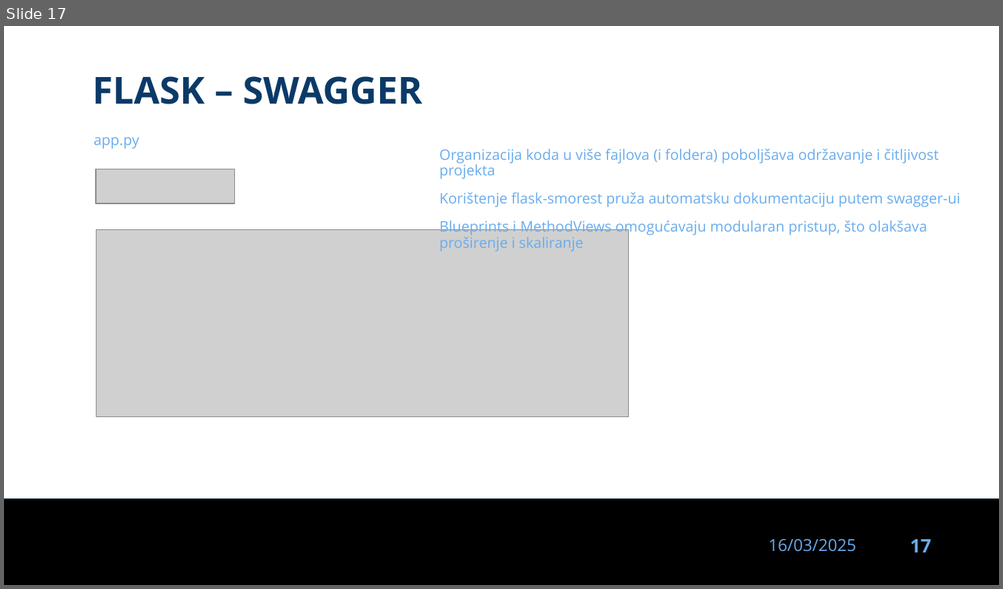
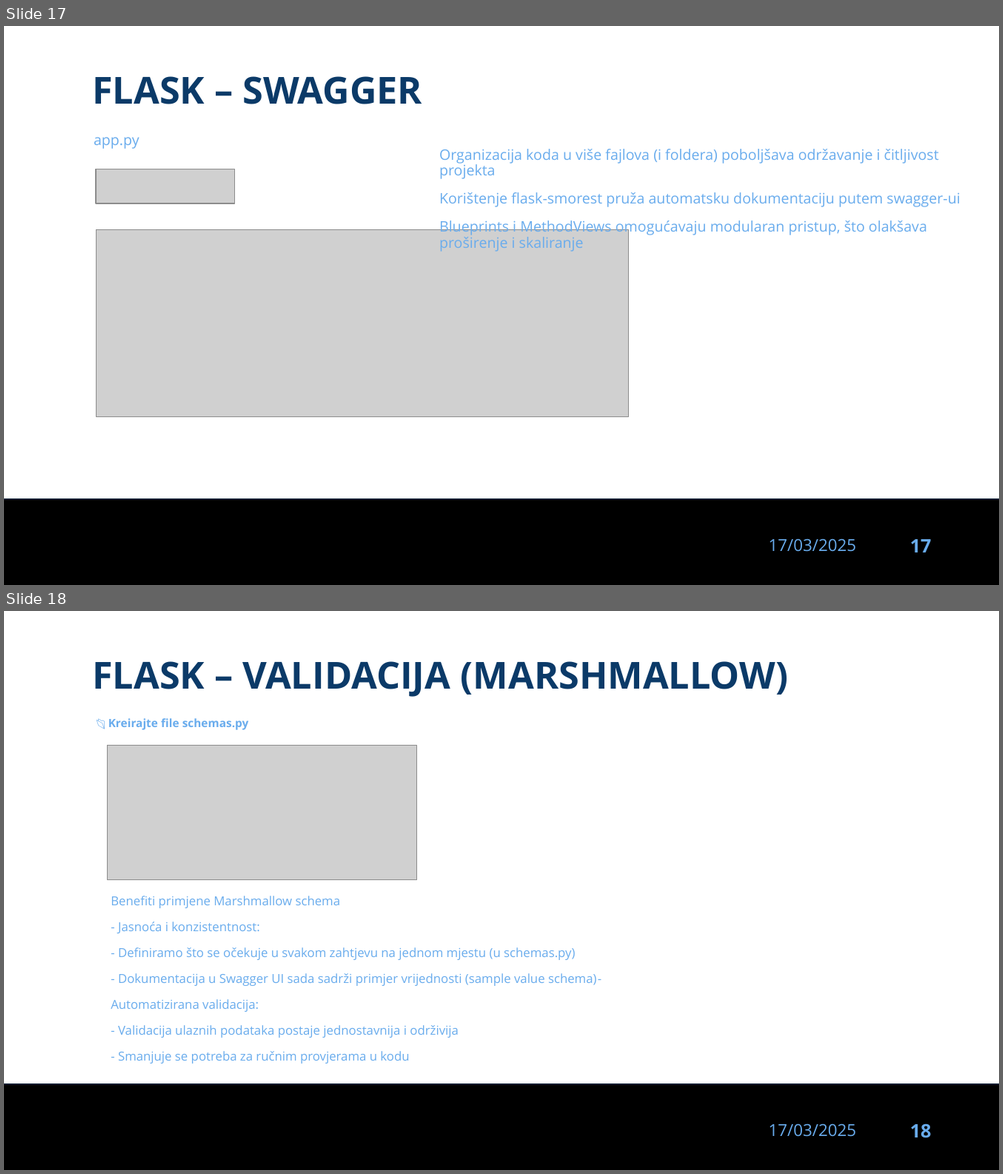
Before and after one commit to dinoDuvnjak/CTK, a slide deck: Bootcamp/flask/flask.pptx. Shown one above the other, each under a label of ours: slide 17 before the commit, slides 17 and 18 after it. The pictures are 1003x589 and 1003x1174 pixels, drawn with LibreOffice and Linux fonts; fonts in the diff are those of the drawing; grey boxes stand for pictures; background and template pictures are left out. Boxes give left, top, right and bottom in pixels: in the first picture for what was removed or moved away, otherwise in the second. Text is boxed around its words. In the diff, an @@ line names an element or a change of style, - is before the commit and + after.

Commit message:
Added schemas

```diff
--- a/Bootcamp/flask/flask.pptx
+++ b/Bootcamp/flask/flask.pptx
@@ slide 18 added at box(4, 611, 999, 1170), background #FFFFFF; not listed: 3 template elements that a slide beside it also shows @@
@@ text added at box(92, 661, 788, 697), 36 pt, text #0B3A68, bold @@
+FLASK – VALIDACIJA (MARSHMALLOW)
@@ text added at box(108, 718, 249, 730), 11 pt, text #69ACED, bold @@
+📂 Kreirajte file schemas.py
@@ picture added at box(107, 745, 417, 880) @@
@@ text added at box(111, 896, 601, 1064), 12 pt, text #69ACED @@
+Benefiti primjene Marshmallow schema
+- Jasnoća i konzistentnost:
+- Definiramo što se očekuje u svakom zahtjevu na jednom mjestu (u schemas.py)
+- Dokumentacija u Swagger UI sada sadrži primjer vrijednosti (sample value schema)-
+Automatizirana validacija:
+- Validacija ulaznih podataka postaje jednostavnija i održivija
+- Smanjuje se potreba za ručnim provjerama u kodu
@@ slide 17 changed as well @@
@@ text at box(768, 539, 856, 552): text changed @@
-16/03/2025
+17/03/2025
```
Also in this commit, not shown: 16 other slides changed, 1 other slide added, 2 other files.
